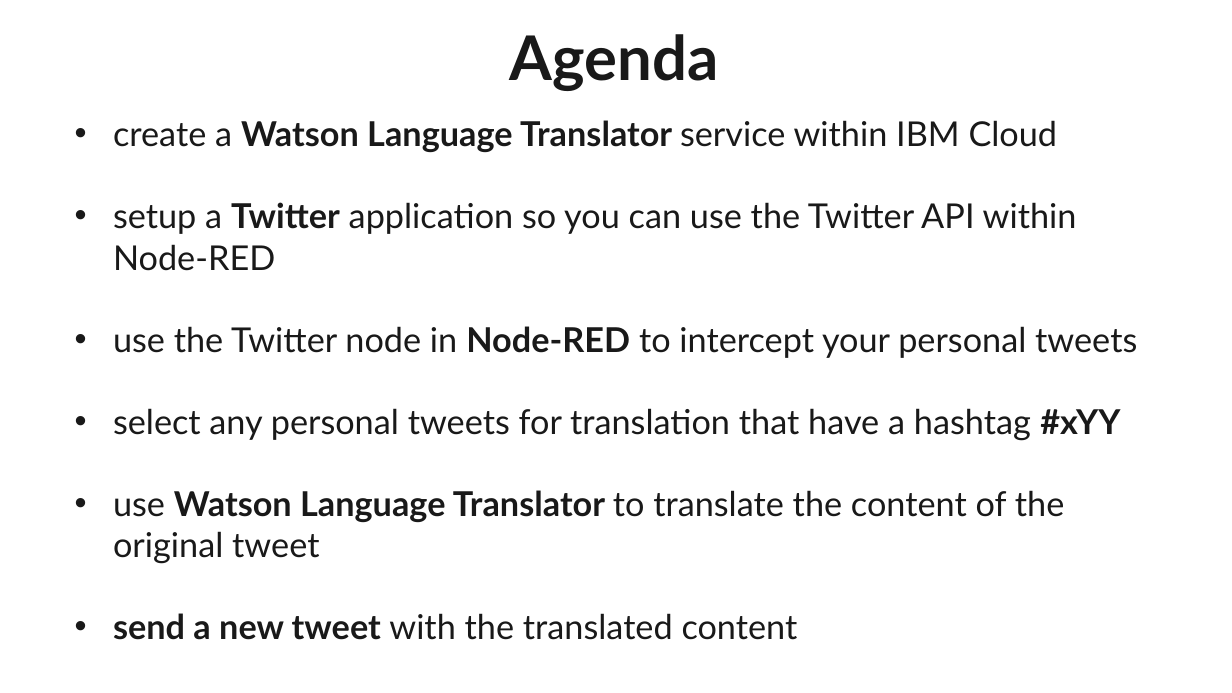
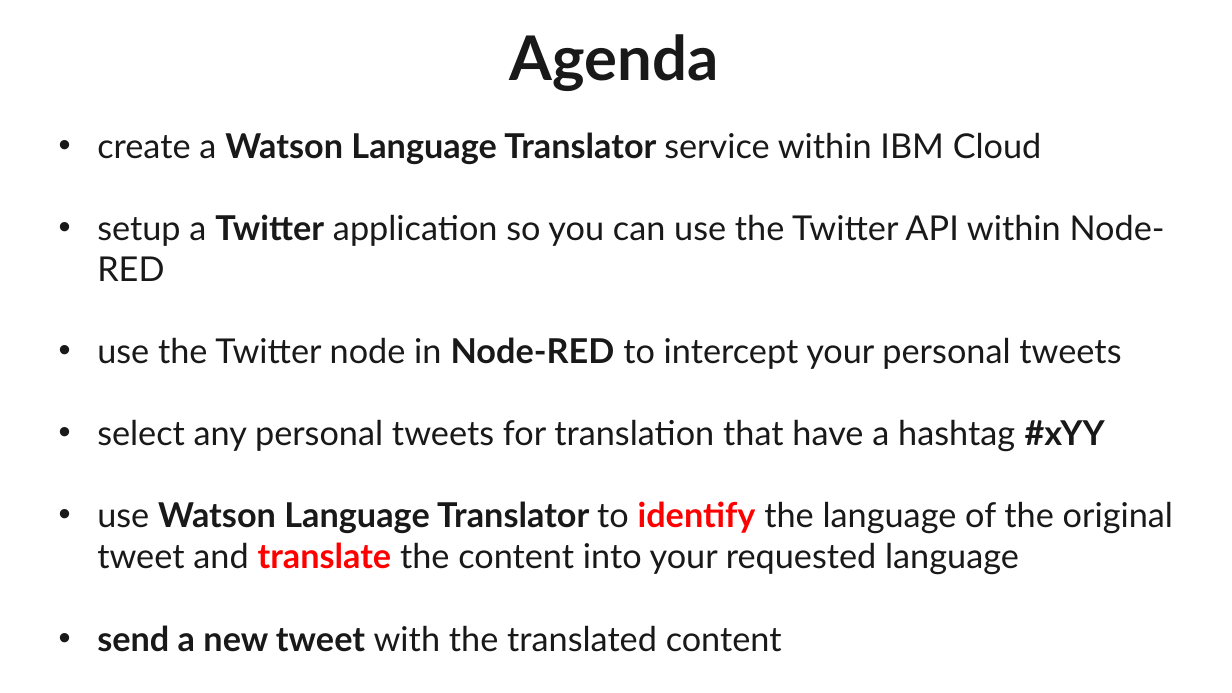
Before and after one commit to garyrwilson/Watson-Cognitive-Labs, a slide deck: slide 4 of 6-Translation/Cognitive Lab 6 - Language Translator.pptx. Drawn at 1232x693 pixels with LibreOffice and Linux fonts; fonts in the diff are those of the drawing; background and template pictures are left out. Boxes give left, top, right and bottom in pixels: in the first picture for what was removed or moved away, otherwise in the second. Text is boxed around its words. In the diff, an @@ line names an element or a change of style, - is before the commit and + after.

```diff
--- a/6-Translation/Cognitive Lab 6 - Language Translator.pptx
+++ b/6-Translation/Cognitive Lab 6 - Language Translator.pptx
@@ text "create a Watson Language Translator ...": place and size @@
-text "create a Watson Language Translator ..." at (113, 120, 1137, 640)
+text "create a Watson Language Translator ..." at (97, 132, 1173, 652)
@@ text at (97, 501, 1173, 575): text changed @@
-• use Watson Language Translator to translate the content of the original tweet
+• use Watson Language Translator to identify the language of the original tweet and translate the content into your requested language
```
Also in this commit, not shown: 5 other files.
